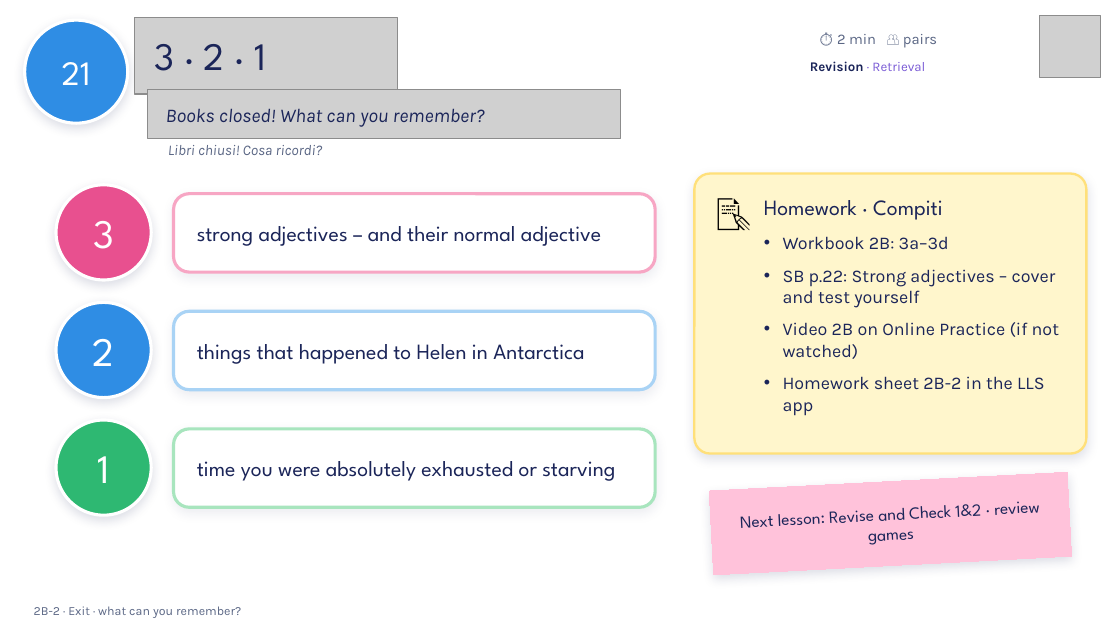
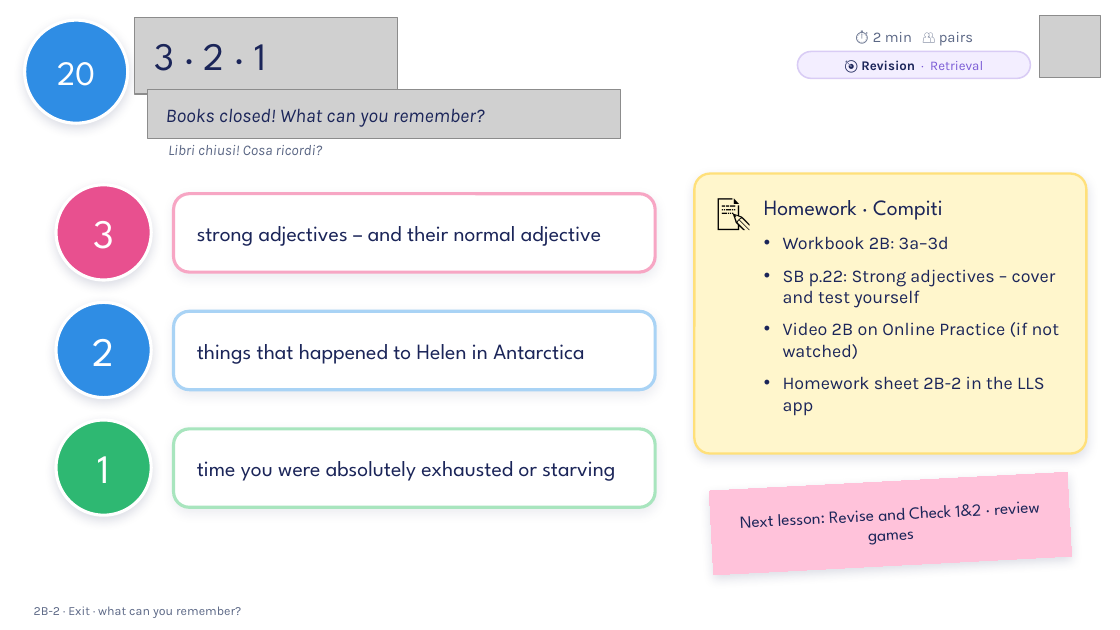
Before and after one commit to londonlanguageschool/Bagheria-, a slide deck: slide 20 of materials/B1/B1_2B-2_Changing_lives.pptx (slide 21 before the commit). Drawn at 1120x630 pixels with LibreOffice and Linux fonts; fonts in the diff are those of the drawing; grey boxes stand for pictures; background and template pictures are left out. Boxes give left, top, right and bottom in pixels: in the first picture for what was removed or moved away, otherwise in the second. Text is boxed around its words. In the diff, an @@ line names an element or a change of style, - is before the commit and + after.

```diff
--- a/materials/B1/B1_2B-2_Changing_lives.pptx
+++ b/materials/B1/B1_2B-2_Changing_lives.pptx
@@ text "⏱ 2 min 👥 pairs": place and size @@
-text "⏱ 2 min 👥 pairs" at (837,34,937,48)
+text "⏱ 2 min 👥 pairs" at (873,32,973,46)
@@ text "⏱ 2 min 👥 pairs" at (873,32,973,46): alignment left to centre @@
@@ rounded rectangle "🎯 Revision · Retrieval": place and size @@
-rounded rectangle "🎯 Revision · Retrieval" at (810,61,925,71)
+rounded rectangle "🎯 Revision · Retrieval" at (797,52,1030,78)
@@ rounded rectangle "🎯 Revision · Retrieval" at (797,52,1030,78): fill none to #F3EEFF; outline none to #D9CCF5 1 pt @@
@@ text in ellipse at (57,62,95,86): text changed @@
-21
+20
@@ text in rounded rectangle at (861,60,983,70): text changed @@
-Revision · Retrieval
+🎯 Revision · Retrieval
```
Also in this commit, not shown: 21 other slides changed, 29 other files.
